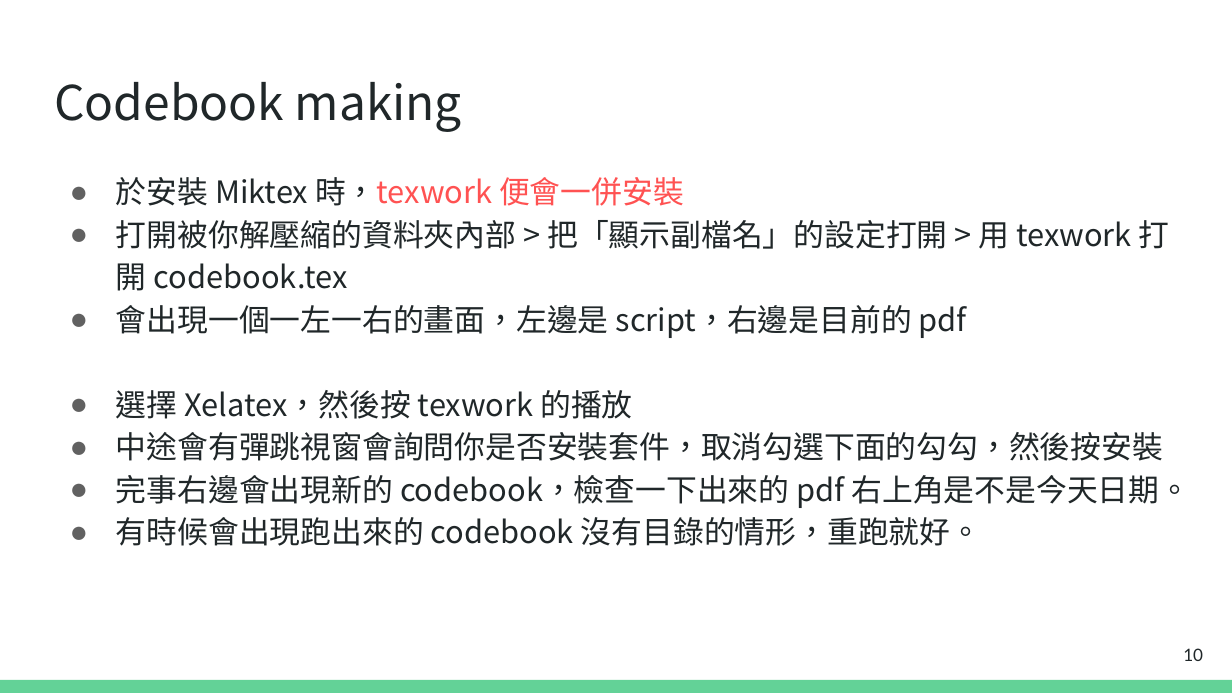
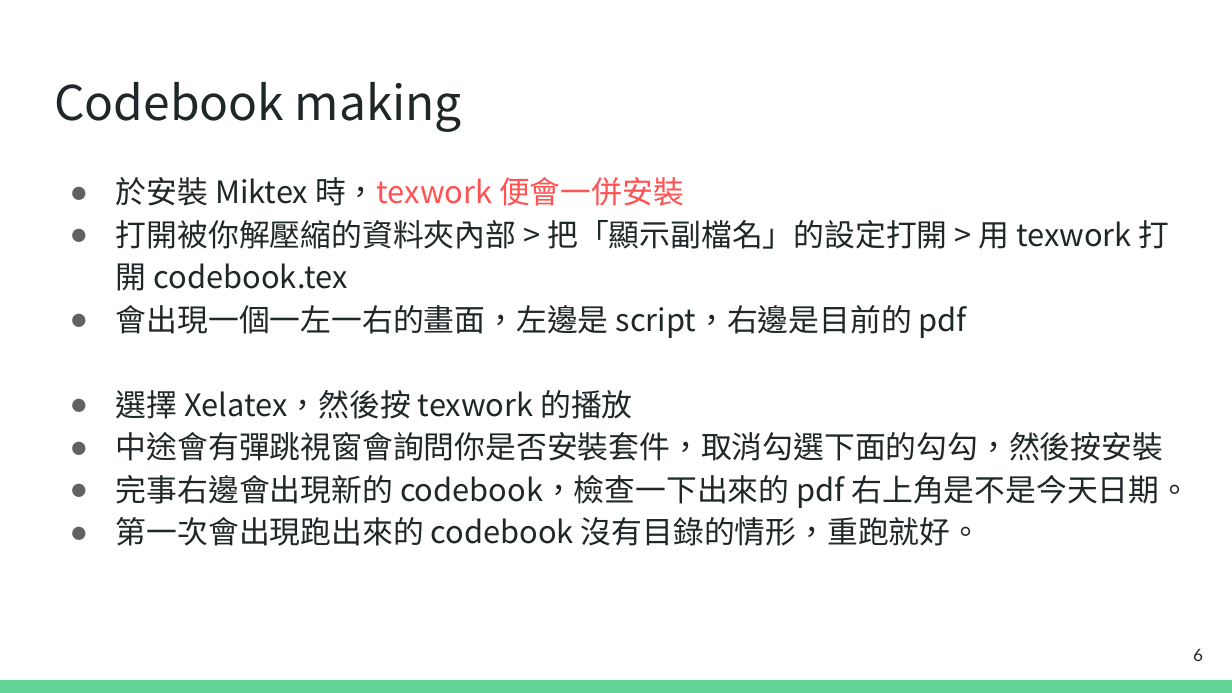
Before and after one commit to terry25031069/NTPU_codebook, a slide deck: slide 6 of tutorial/codebook_tutorial.pptx (slide 10 before the commit). Drawn at 1232x693 pixels with LibreOffice and Linux fonts; fonts in the diff are those of the drawing. Boxes give left, top, right and bottom in pixels: in the first picture for what was removed or moved away, otherwise in the second. Text is boxed around its words. In the diff, an @@ line names an element or a change of style, - is before the commit and + after.

```diff
--- a/tutorial/codebook_tutorial.pptx
+++ b/tutorial/codebook_tutorial.pptx
@@ text at (116, 517, 981, 546): text changed @@
-● 有時候會出現跑出來的 codebook 沒有目錄的情形，重跑就好。
+● 第一次會出現跑出來的 codebook 沒有目錄的情形，重跑就好。
@@ page number at (1193, 648, 1203, 661): text changed @@
-10
+6
```
Also in this commit, not shown: 5 other slides changed, 3 slides added, 12 slides removed, 4 other files.
